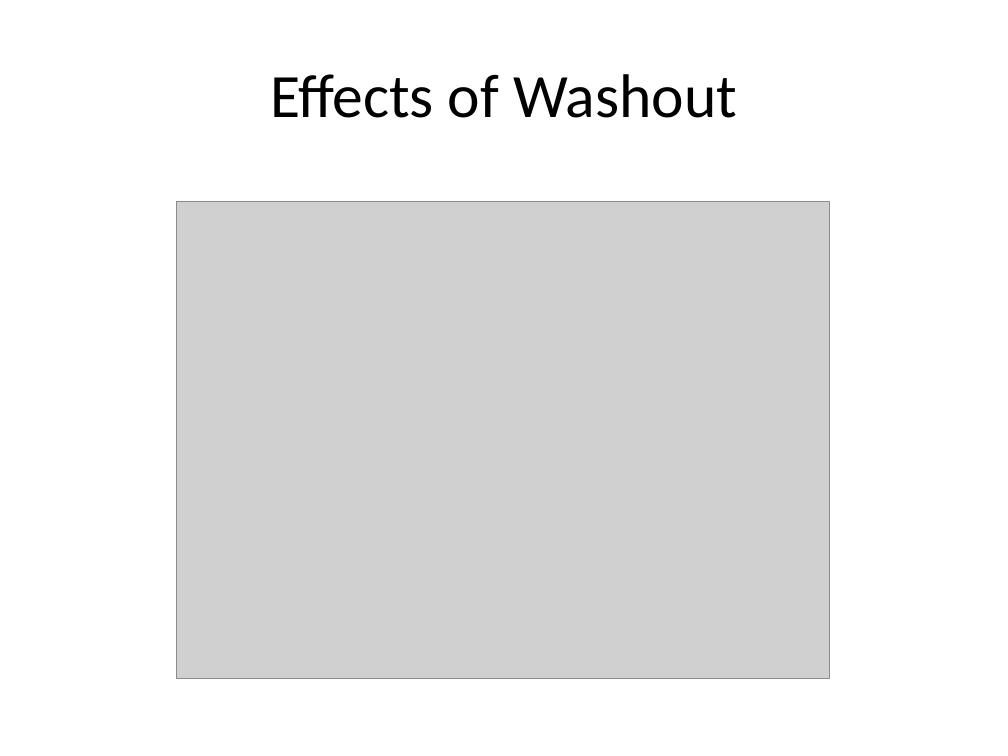
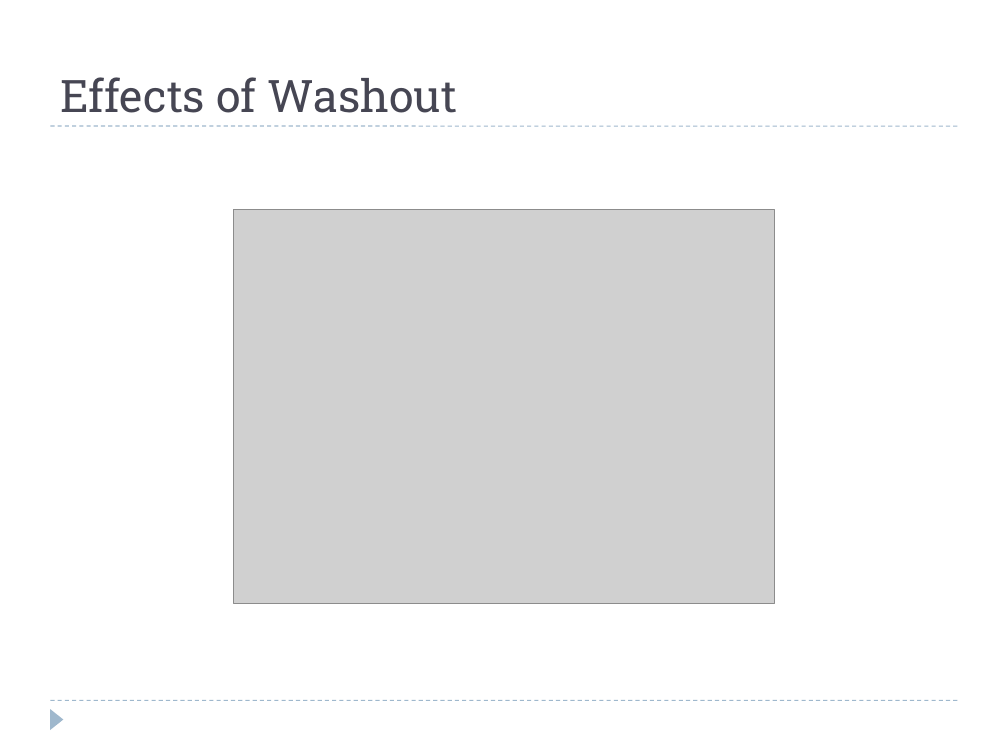
Before and after one commit to colinparker/Pterosaur, a slide deck: slide 3 of XFLR5 Methods and Their Application in.pptx. Drawn at 1008x756 pixels with LibreOffice and Linux fonts; fonts in the diff are those of the drawing; grey boxes stand for pictures. Boxes give left, top, right and bottom in pixels: in the first picture for what was removed or moved away, otherwise in the second. Text is boxed around its words. In the diff, an @@ line names an element or a change of style, - is before the commit and + after.

```diff
--- a/XFLR5 Methods and Their Application in.pptx
+++ b/XFLR5 Methods and Their Application in.pptx
@@ title "Effects of Washout": place and size @@
-title "Effects of Washout" at [270, 74, 737, 118]
+title "Effects of Washout" at [60, 77, 457, 113]
@@ title "Effects of Washout" at [60, 77, 457, 113]: size 44 to 32 pt, font Calibri to Roboto Slab, text colour #000000 to #464653; alignment centre to left; vertical alignment middle to bottom @@
@@ line added from (50, 126) to (958, 126), #9FB8CD 0.75 pt dashed @@
@@ picture: place and size @@
-picture at [176, 202, 830, 678]
+picture at [234, 209, 774, 604]
@@ line added from (50, 701) to (958, 701), #9FB8CD 0.75 pt dashed @@
@@ triangle added at [50, 709, 64, 730], fill #9FB8CD @@
```
Also in this commit, not shown: 13 other slides changed, 5 slides added, 6 slides removed, 1 other file.
